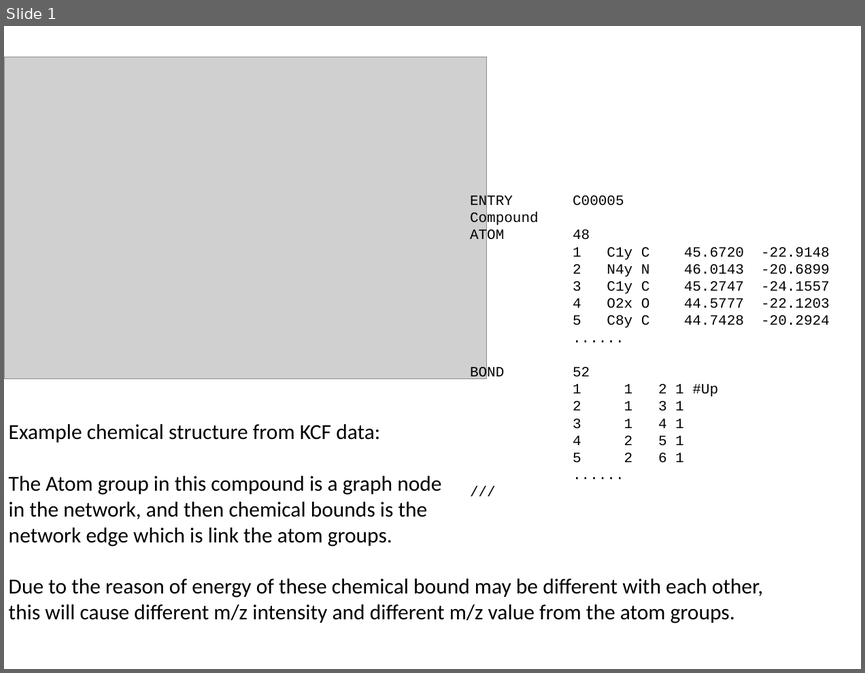
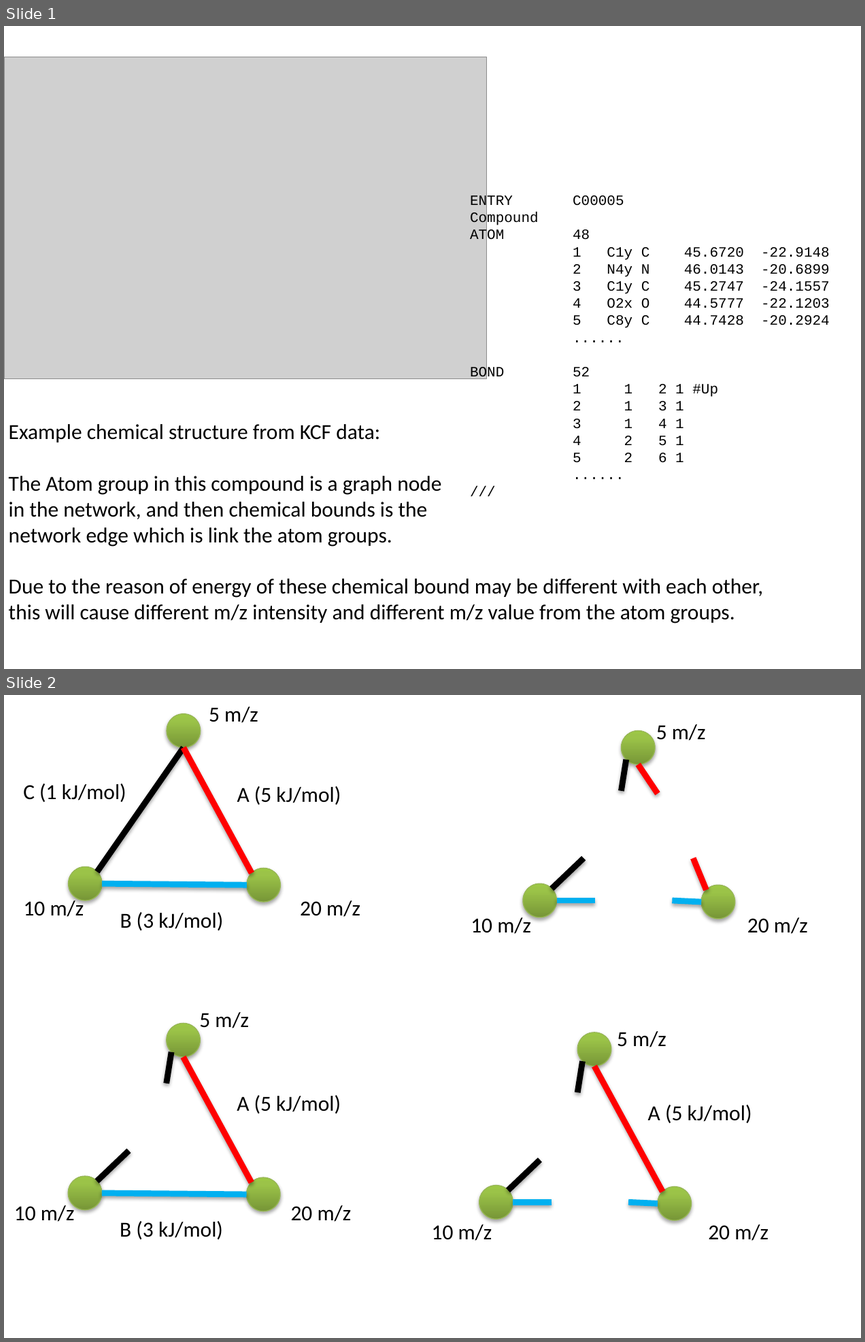
Before and after one commit to xieguigang/mzkit, a slide deck: Manuscript/chemical_graph.pptx. Shown one above the other, each under a label of ours: slide 1 before the commit, slides 1 and 2 after it. The pictures are 865x673 and 865x1342 pixels, drawn with LibreOffice and Linux fonts; fonts in the diff are those of the drawing; grey boxes stand for pictures. Boxes give left, top, right and bottom in pixels: in the first picture for what was removed or moved away, otherwise in the second. Text is boxed around its words. In the diff, an @@ line names an element or a change of style, - is before the commit and + after.

```diff
--- a/Manuscript/chemical_graph.pptx
+++ b/Manuscript/chemical_graph.pptx
@@ slide 2 added at (4, 695, 861, 1338), background #FFFFFF @@
@@ group added at (23, 707, 360, 930): 6 texts, 3 ellipses, 3 lines @@
+A (5 kJ/mol)
+B (3 kJ/mol)
+C (1 kJ/mol)
+5 m/z
+10 m/z
+20 m/z
@@ group added at (470, 724, 808, 934): 6 lines, 3 ellipses, 3 texts @@
+5 m/z
+10 m/z
+20 m/z
@@ group added at (14, 1012, 351, 1239): 5 texts, 4 lines, 3 ellipses @@
+A (5 kJ/mol)
+B (3 kJ/mol)
+5 m/z
+10 m/z
+20 m/z
@@ group added at (432, 1031, 768, 1240): 5 lines, 4 texts, 3 ellipses @@
+A (5 kJ/mol)
+5 m/z
+10 m/z
+20 m/z
```
Also in this commit, not shown: 4 other files.
